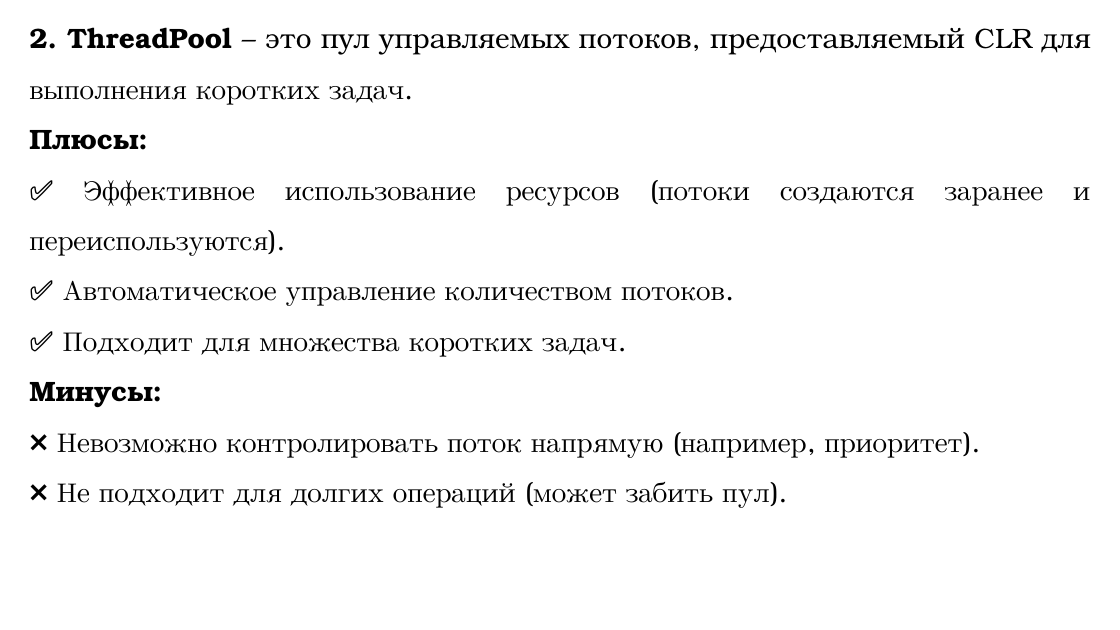
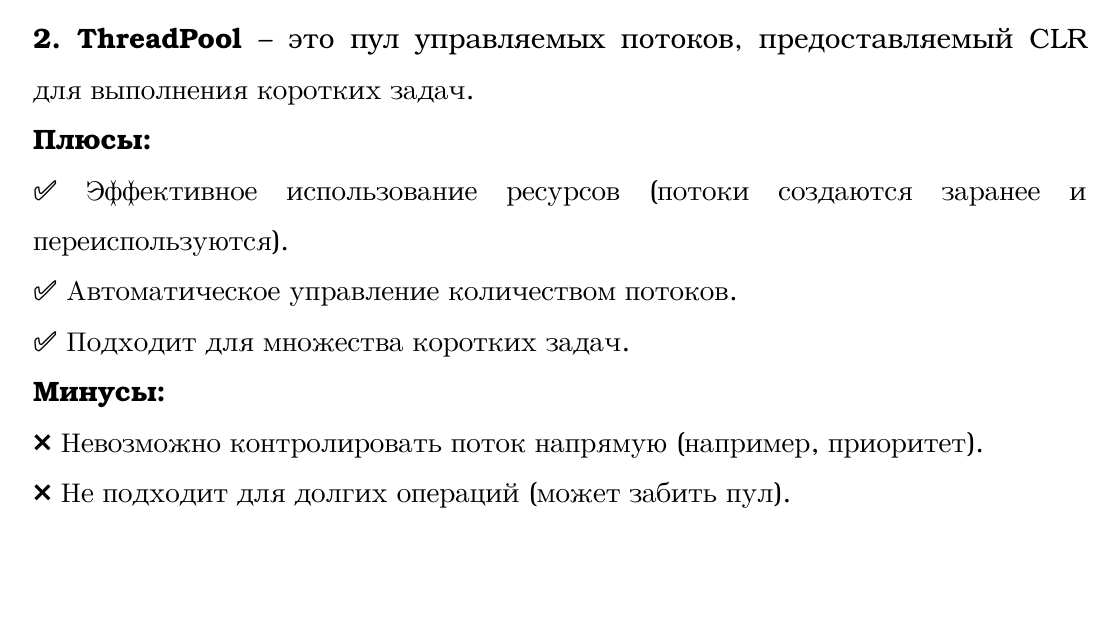
Before and after one commit to DaniilKlyukin/OOP-4, a slide deck: slide 18 of Лекции/ООП 1 лек 4.pptx. Drawn at 1120x630 pixels with LibreOffice and Linux fonts; fonts in the diff are those of the drawing. Boxes give left, top, right and bottom in pixels: in the first picture for what was removed or moved away, otherwise in the second. Text is boxed around its words. In the diff, an @@ line names an element or a change of style, - is before the commit and + after.

```diff
--- a/Лекции/ООП 1 лек 4.pptx
+++ b/Лекции/ООП 1 лек 4.pptx
@@ text "2. ThreadPool – это пул ..." rewrapped from [29,27,1090,508] to [33,27,1087,508] @@
```
Also in this commit, not shown: 37 other slides changed.
